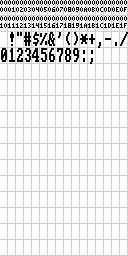
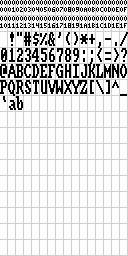
Comparing the layer stacks of the two w=128, h=256 images. Changes:
painted on "CEdit_Font.png" over [0, 48, 127, 110]
